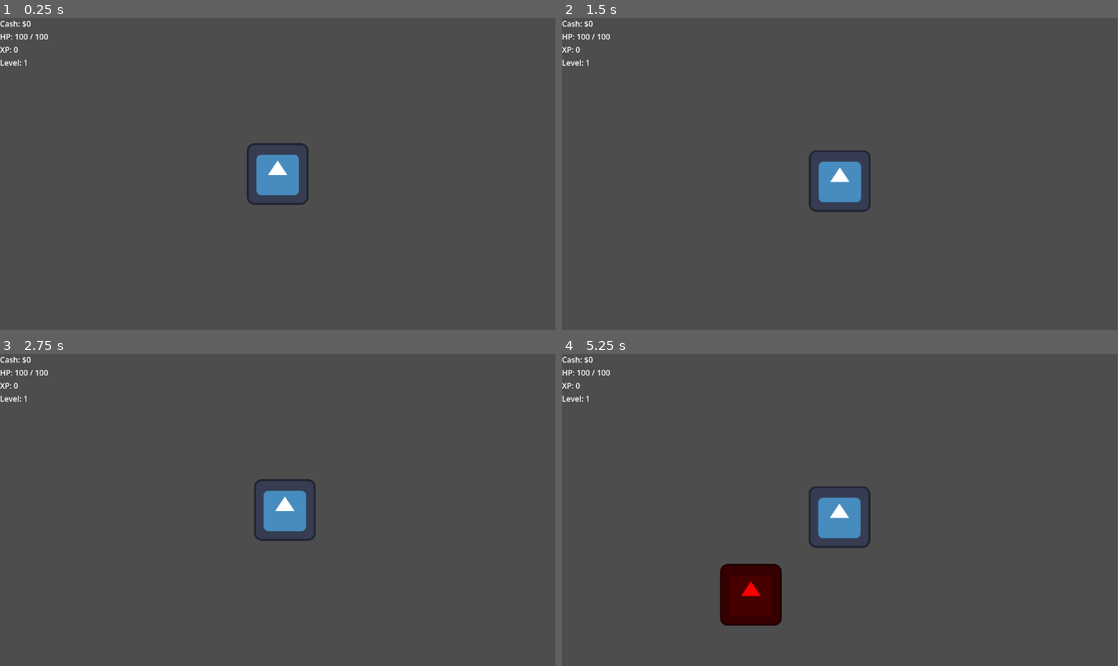
Above: before the commit, frames 1-4 (two rows, left to right).
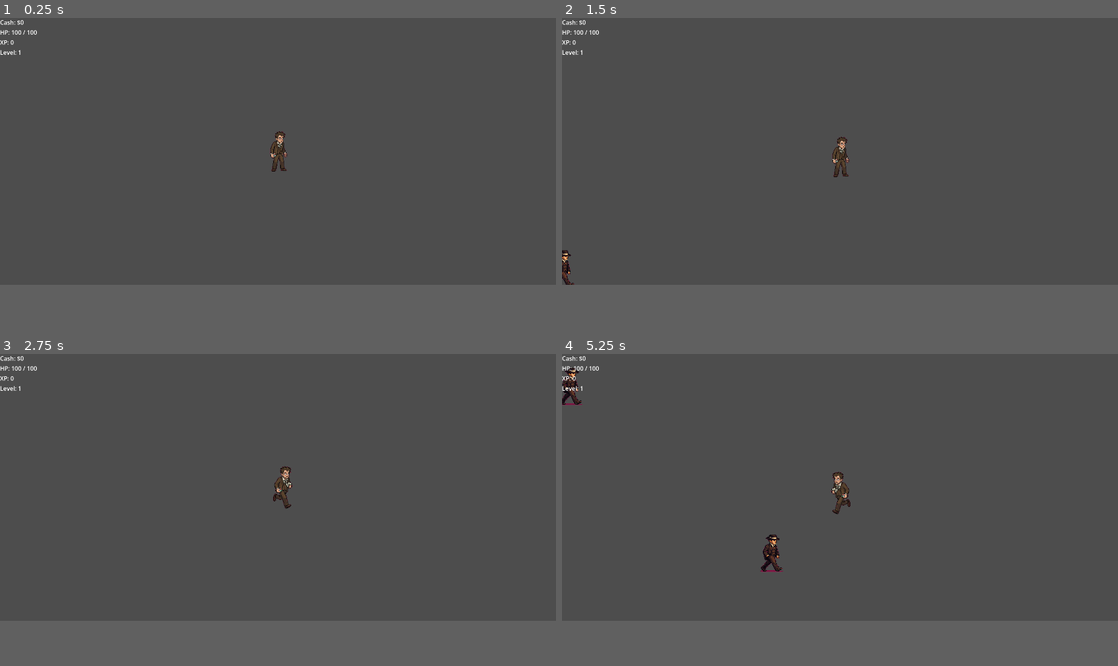
Above: after the commit, the same moments.

Repository: Kowereku/HouseEdge
Game: Godot game, scene res://scenes/main.tscn
Two runs of this game, one before a commit and one after it. Both use one fixed random seed, a clock stepped at 60 frames per second and the inputs below. The engine's default icon, where the game draws it, is replaced by a stand-in: a white triangle on a blue panel in a dark square.
Inputs:
- Up to frame 1 (0.25 s): no input
- Up to frame 2 (1.5 s): tap Enter at 0.5 s; hold D (move_right) 0.53-1.28 s; tap Space at 1.25 s; hold S (move_down) from 1.28 s (still down)
- Up to frame 3 (2.75 s): release S (move_down) at 2.03 s; hold D (move_right) from 2.03 s (still down)
- Up to frame 4 (5.25 s): release D (move_right) at 2.78 s; hold W (move_up) 2.78-3.53 s; hold A (move_left) 3.53-5.03 s; hold S (move_down) from 5.03 s (still down)
In our replay, the window is 799x449 before the commit and 800x384 after it. These sizes can differ from the game's own. Grey fills any space a smaller window leaves; there, only what the larger window draws over its background counts as a difference.

The runs differ from the first frame. In frame 1, 1.7% of the frame differs, in the area x 0-56%, y 0-60%; in frame 2, 1.9%; in frame 3, 1.7%; in frame 4, 4.3%, in the area x 0-56%, y 0-88%.

Commit message:
added animations, added comments to code, changed some not working functionalities

Diff:
--- a/house-edge/project.godot
+++ b/house-edge/project.godot
@@ -20,6 +20,11 @@
 EnemyPool="*uid://b3k0icx1rc46t"
 GameState="*uid://md8spkq16gr"
 LootManager="*uid://b857bq6j1ljgl"
+
+[display]
+
+window/size/viewport_width=1500
+window/size/viewport_height=720
 
 [global_group]
 
@@ -59,6 +64,7 @@
 
 [rendering]
 
+textures/canvas_textures/default_texture_filter=0
 rendering_device/driver.windows="d3d12"
 renderer/rendering_method="gl_compatibility"
 renderer/rendering_method.mobile="gl_compatibility"
--- a/house-edge/scenes/mobster.tscn
+++ b/house-edge/scenes/mobster.tscn
@@ -1,22 +1,41 @@
 [gd_scene format=3 uid="uid://btxmqu85lnfsx"]
 
 [ext_resource type="Script" uid="uid://c40k0qy8wyq8s" path="res://scripts/mobster.gd" id="1_xum3i"]
-[ext_resource type="Texture2D" uid="uid://dmtu6aph10cir" path="res://icon.svg" id="2_q6bbi"]
+[ext_resource type="Texture2D" uid="uid://ceef2boh6qcjo" path="res://assets/mobster_walk_frame1.png" id="2_2o08i"]
+[ext_resource type="Texture2D" uid="uid://cc8j2xmn58m1u" path="res://assets/mobster_walk_frame2.png" id="3_isbew"]
 
 [sub_resource type="RectangleShape2D" id="RectangleShape2D_q6bbi"]
-size = Vector2(128, 129)
+size = Vector2(24, 54)
+
+[sub_resource type="SpriteFrames" id="SpriteFrames_2kog6"]
+animations = [{
+"frames": [{
+"duration": 1.0,
+"texture": ExtResource("2_2o08i")
+}, {
+"duration": 1.0,
+"texture": ExtResource("3_isbew")
+}],
+"loop": true,
+"name": &"default",
+"speed": 1.5
+}]
 
 [node name="Mobster" type="CharacterBody2D" unique_id=911734692 groups=["Enemy"]]
+scale = Vector2(1.4, 1.4)
 collision_layer = 2
 collision_mask = 2
 script = ExtResource("1_xum3i")
 
-[node name="Sprite2D" type="Sprite2D" parent="." unique_id=1608922615]
-modulate = Color(1, 0, 0, 1)
-texture = ExtResource("2_q6bbi")
-
 [node name="CollisionShape2D" type="CollisionShape2D" parent="." unique_id=845360277]
-position = Vector2(0, 0.5)
+scale = Vector2(1.4, 1.4)
 shape = SubResource("RectangleShape2D_q6bbi")
 
 [node name="SoftCollision" type="Area2D" parent="." unique_id=295475863]
+scale = Vector2(1.4, 1.4)
+
+[node name="AnimatedSprite2D" type="AnimatedSprite2D" parent="." unique_id=810591618]
+scale = Vector2(1.4, 1.4)
+sprite_frames = SubResource("SpriteFrames_2kog6")
+autoplay = "default"
+frame_progress = 0.93759227
--- a/house-edge/scenes/player.tscn
+++ b/house-edge/scenes/player.tscn
@@ -1,28 +1,40 @@
 [gd_scene format=3 uid="uid://b5aa37coc4wgi"]
 
 [ext_resource type="Script" uid="uid://cf63lm0j1ab0q" path="res://scripts/player.gd" id="1_p0vlq"]
-[ext_resource type="Texture2D" uid="uid://dmtu6aph10cir" path="res://icon.svg" id="2_g2els"]
 [ext_resource type="Script" uid="uid://dk30utqvyxuaf" path="res://scripts/card_weapon.gd" id="3_dqkch"]
 [ext_resource type="PackedScene" uid="uid://cytn0xcm6a4rd" path="res://scenes/card.tscn" id="4_qlg0r"]
 [ext_resource type="PackedScene" uid="uid://cl1w17mypkq4c" path="res://scenes/hud.tscn" id="5_qlg0r"]
+[ext_resource type="Texture2D" uid="uid://fwxjv3fi87ri" path="res://assets/player_walk_frame1.png" id="5_tuyoq"]
+[ext_resource type="Texture2D" uid="uid://crrq7tl217jye" path="res://assets/player_walk_frame2.png" id="6_fjrip"]
 
 [sub_resource type="RectangleShape2D" id="RectangleShape2D_dqkch"]
-size = Vector2(127, 127)
+size = Vector2(43, 106)
 
 [sub_resource type="CircleShape2D" id="CircleShape2D_qlg0r"]
-radius = 130.0
+radius = 83.02409
 
 [sub_resource type="RectangleShape2D" id="RectangleShape2D_qlg0r"]
-size = Vector2(125, 128)
+size = Vector2(43, 106)
+
+[sub_resource type="SpriteFrames" id="SpriteFrames_smehm"]
+animations = [{
+"frames": [{
+"duration": 1.0,
+"texture": ExtResource("5_tuyoq")
+}, {
+"duration": 1.0,
+"texture": ExtResource("6_fjrip")
+}],
+"loop": true,
+"name": &"run",
+"speed": 2.5
+}]
 
 [node name="Player" type="CharacterBody2D" unique_id=1769540448 groups=["Player"]]
 script = ExtResource("1_p0vlq")
 
-[node name="Sprite2D" type="Sprite2D" parent="." unique_id=1458830517]
-texture = ExtResource("2_g2els")
-
 [node name="CollisionShape2D" type="CollisionShape2D" parent="." unique_id=184772764]
-position = Vector2(0.5, -0.5)
+position = Vector2(1.5, 0)
 shape = SubResource("RectangleShape2D_dqkch")
 
 [node name="MagnetRadius" type="Area2D" parent="." unique_id=584653711]
@@ -48,7 +60,7 @@
 collision_mask = 2
 
 [node name="CollisionShape2D" type="CollisionShape2D" parent="Hurtbox" unique_id=1326145655]
-position = Vector2(0.5, 1)
+position = Vector2(1.5, 0)
 shape = SubResource("RectangleShape2D_qlg0r")
 
 [node name="InvincibilityTimer" type="Timer" parent="." unique_id=2024679788]
@@ -59,6 +71,10 @@
 wait_time = 5.0
 autostart = true
 
+[node name="AnimatedSprite2D" type="AnimatedSprite2D" parent="." unique_id=256600782]
+sprite_frames = SubResource("SpriteFrames_smehm")
+animation = &"run"
+
 [connection signal="timeout" from="CardWeapon/ShootTimer" to="CardWeapon" method="_on_shoot_timer_timeout"]
 [connection signal="timeout" from="InvincibilityTimer" to="." method="_on_invincibility_timer_timeout"]
 [connection signal="timeout" from="DebugTimer" to="." method="_on_debug_timer_timeout"]
--- a/house-edge/scenes/poker_chip.tscn
+++ b/house-edge/scenes/poker_chip.tscn
@@ -1,18 +1,18 @@
 [gd_scene format=3 uid="uid://fv6qfn3vo4g"]
 
 [ext_resource type="Script" uid="uid://2qwvcqxm1bys" path="res://scripts/poker_chip.gd" id="1_oqnug"]
-[ext_resource type="Texture2D" uid="uid://dmtu6aph10cir" path="res://icon.svg" id="2_6m1hv"]
+[ext_resource type="Texture2D" uid="uid://dd1gdme6vk00i" path="res://assets/chip_100.png" id="2_6m1hv"]
 
 [sub_resource type="CircleShape2D" id="CircleShape2D_oqnug"]
-radius = 10.198039
+radius = 26.305893
 
 [node name="PokerChip" type="Node2D" unique_id=474673510]
+scale = Vector2(0.5, 0.5)
 script = ExtResource("1_oqnug")
 
 [node name="Sprite2D" type="Sprite2D" parent="." unique_id=562828271]
-modulate = Color(0, 0, 1, 1)
-position = Vector2(3.5762787e-07, 0.5000007)
-scale = Vector2(0.15625, 0.1796875)
+position = Vector2(2.842171e-14, 1.1920929e-07)
+scale = Vector2(1.4, 1.4)
 texture = ExtResource("2_6m1hv")
 
 [node name="PickupArea" type="Area2D" parent="." unique_id=274773721]
--- a/house-edge/scripts/card.gd
+++ b/house-edge/scripts/card.gd
@@ -5,16 +5,13 @@
 var direction = Vector2.ZERO
 
 func _physics_process(delta):
-	# Move the card forward every frame
+	# Move the card towards the target every frame
 	position += direction * speed * delta
 
 func _on_visible_on_screen_notifier_2d_screen_exited():
-	queue_free() # Deletes the card from memory
-
-func _on_visible_on_screen_enabler_2d_screen_exited() -> void:
-	pass # Replace with function body.
+	queue_free()
 
 func _on_body_entered(body: Node) -> void:
-	if body.is_in_group("Enemy"):
+	if body.is_in_group("Enemy"): # Damage only enemies
 			body.take_damage(damage)
 			queue_free()
--- a/house-edge/scripts/card_weapon.gd
+++ b/house-edge/scripts/card_weapon.gd
@@ -3,7 +3,7 @@
 @export var card_scene: PackedScene
 @onready var shoot_timer = $ShootTimer
 
-func _on_shoot_timer_timeout():
+func _on_shoot_timer_timeout(): # Shoots every second for now, but we will change this later with upgrades!
 	var enemies = get_tree().get_nodes_in_group("Enemy")
 
 	if enemies.is_empty():
--- a/house-edge/scripts/hud.gd
+++ b/house-edge/scripts/hud.gd
@@ -4,6 +4,8 @@
 @onready var health_label = $VBoxContainer/HealthLabel
 @onready var xp_label = $VBoxContainer/XPLabel
 @onready var level_label = $VBoxContainer/LevelLabel
+
+# SImple HUD in the upper left (TODO: Make it look nicer later!)
 
 func update_cash(amount: int):
 	cash_label.text = "Cash: $" + str(amount)
--- a/house-edge/scripts/level_up_menu.gd
+++ b/house-edge/scripts/level_up_menu.gd
@@ -1,4 +1,6 @@
 extends CanvasLayer
+
+# Upgrade menu picker (very basic for now, but we will make it look nicer later)
 
 signal choice_made(type)
 
--- a/house-edge/scripts/main.gd
+++ b/house-edge/scripts/main.gd
@@ -3,9 +3,9 @@
 # Load the enemy blueprint so the game has it ready
 var mobster_scene = preload("res://scenes/mobster.tscn")
 
-# We will connect your WaveSpawner to this exact function
+# Spawning enemy every second
 func _on_wave_spawner_timeout():
-	print("2 Enemies spawned!")
+	print("Enemies spawned!")
 	var player = get_tree().get_first_node_in_group("Player")
 
 	if player == null:
@@ -13,7 +13,7 @@
 
 	var mob = mobster_scene.instantiate()
 
-	# Calculate a random angle and push it 800 pixels away
+	# Calculate a random angle and push it 800 pixels away (need to adjust it to ALWAYS spawn outside the screen, even if the player has bigger screen)
 	var random_angle = randf() * TAU
 	var spawn_distance = 800.0
 
--- a/house-edge/scripts/mobster.gd
+++ b/house-edge/scripts/mobster.gd
@@ -10,11 +10,22 @@
 	player = get_tree().get_first_node_in_group("Player")
 
 func _physics_process(_delta):
-	# If the player exists, run directly at them!
-	if player != null:
+	# If the player exists, run directly at them
+	if player:
+		# Calculate the direction to the player
 		var direction = global_position.direction_to(player.global_position)
+
+		# Move the enemy
 		velocity = direction * speed
 		move_and_slide()
+
+		# --- FACING LOGIC ---
+		# If the player is to the left (negative X direction)
+		if direction.x < 0:
+			$AnimatedSprite2D.flip_h = true  # Face left
+		# If the player is to the right (positive X direction)
+		elif direction.x > 0:
+			$AnimatedSprite2D.flip_h = false # Face right
 
 func take_damage(amount: int):
 	health -= amount
--- a/house-edge/scripts/player.gd
+++ b/house-edge/scripts/player.gd
@@ -17,7 +17,7 @@
 @onready var hurtbox = $Hurtbox
 @onready var invincibility_timer = $InvincibilityTimer
 @onready var hud = $HUD
-@onready var shoot_timer = $ShootTimer # Check if this name is exactly 'ShootTimer' in your scene!
+@onready var shoot_timer = $ShootTimer
 
 func _ready():
 	hud.update_cash(cash)
@@ -31,12 +31,28 @@
 	velocity = input_direction * speed
 	move_and_slide()
 
+# --- ANIMATION & FACING LOGIC ---
+	if input_direction != Vector2.ZERO:
+		$AnimatedSprite2D.play("run")
+
+		# Only flip if moving strictly left or right
+		if input_direction.x < 0:
+			$AnimatedSprite2D.flip_h = true  # Face left
+		elif input_direction.x > 0:
+			$AnimatedSprite2D.flip_h = false # Face right
+
+	else:
+		# Player is NOT moving.
+		$AnimatedSprite2D.stop() # Freeze the animation
+		$AnimatedSprite2D.frame = 0 # Force him to stand on the "idle" frame
+
 	# Magnet Logic
-	# Changed from $MagnetRadius to $MagnetField to match the rest of the script
-	if has_node("MagnetField"):
-		for area in $MagnetField.get_overlapping_areas():
-			if area.name == "PickupArea":
-				area.get_parent().start_magnet(self)
+	if has_node("MagnetRadius"):
+		for area in $MagnetRadius.get_overlapping_areas():
+			# SAFE CHECK: Instead of looking for a name, look for the function
+			var item = area.get_parent()
+			if item.has_method("start_magnet"):
+				item.start_magnet(self)
 
 	# Damage Logic
 	if not is_invincible:
@@ -72,6 +88,7 @@
 	if experience >= xp_to_next_level:
 		level_up()
 
+# level up reseting exp and incresing treshold
 func level_up():
 	experience -= xp_to_next_level
 	level += 1
@@ -84,6 +101,8 @@
 
 	hud.update_level(level)
 
+# applying upgrades from level up
+# (shoot timer is NOT working)
 func _apply_upgrade(type):
 	match type:
 		"damage":
@@ -97,14 +116,17 @@
 				shoot_timer.wait_time *= 0.8
 				print("Shoot upgrade! New wait time: ", shoot_timer.wait_time)
 		"magnet":
-			if has_node("MagnetField/CollisionShape2D"):
-				$MagnetField/CollisionShape2D.shape.radius += 50.0
-				print("Magnet upgrade! New radius: ", $MagnetField/CollisionShape2D.shape.radius)
+			if has_node("MagnetRadius/CollisionShape2D"):
+				$MagnetRadius/CollisionShape2D.shape.radius += 50.0
+				print("Magnet upgrade! New radius: ", $MagnetRadius/CollisionShape2D.shape.radius)
 		"regen":
 			max_health += 20
 			health = max_health
 			hud.update_health(health, max_health)
 			print("Regen upgrade! Max health: ", max_health)
+
+
+#debug func
 
 func _on_debug_timer_timeout():
 	print("--- PLAYER STATS CHECK ---")
@@ -116,8 +138,8 @@
 	if shoot_timer:
 		print("Attack Speed (Timer Interval): ", shoot_timer.wait_time)
 
-	if has_node("MagnetField/CollisionShape2D"):
-		var magnet_shape = $MagnetField/CollisionShape2D.shape
+	if has_node("MagnetRadius/CollisionShape2D"):
+		var magnet_shape = $MagnetRadius/CollisionShape2D.shape
 		if magnet_shape is CircleShape2D:
 			print("Magnet Radius: ", magnet_shape.radius)
 
--- a/house-edge/scripts/poker_chip.gd
+++ b/house-edge/scripts/poker_chip.gd
@@ -5,14 +5,17 @@
 var speed: float = 0.0
 var pull_target: Node2D = null
 
+# magnet logic
 func _physics_process(delta):
 	if pull_target:
 		speed += 20.0 # Accelerate as it gets closer
 		global_position = global_position.move_toward(pull_target.global_position, speed * delta)
 
+# setting player as pulling target
 func start_magnet(player_node):
 	pull_target = player_node
 
+# start going towards player
 func _on_pickup_area_body_entered(body):
 	if body.is_in_group("Player"):
 		body.collect_cash(value)
Binary file added: house-edge/assets/chip_100.png
Not shown, added: house-edge/assets/chip_100.png.import
Binary file added: house-edge/assets/mobster_walk_frame1.png
Not shown, added: house-edge/assets/mobster_walk_frame1.png.import
Binary file added: house-edge/assets/mobster_walk_frame2.png
Not shown, added: house-edge/assets/mobster_walk_frame2.png.import
Binary file added: house-edge/assets/player_walk_frame1.png
Not shown, added: house-edge/assets/player_walk_frame1.png.import
Binary file added: house-edge/assets/player_walk_frame2.png
Not shown, added: house-edge/assets/player_walk_frame2.png.import
